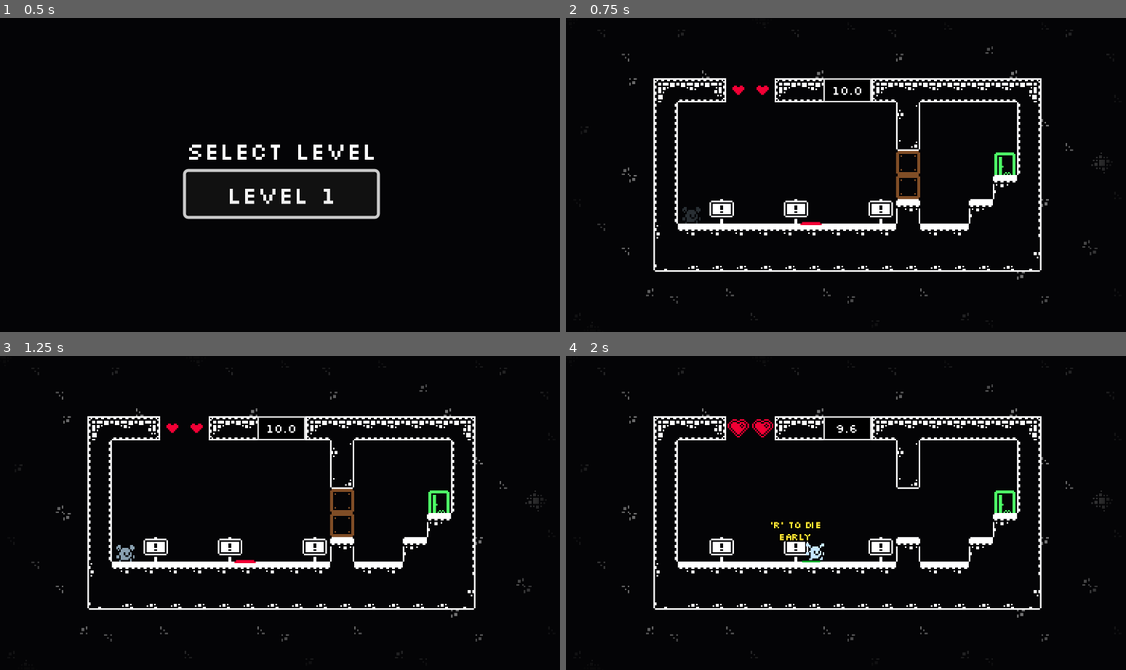
Above: before the commit, frames 1-4 (two rows, left to right).
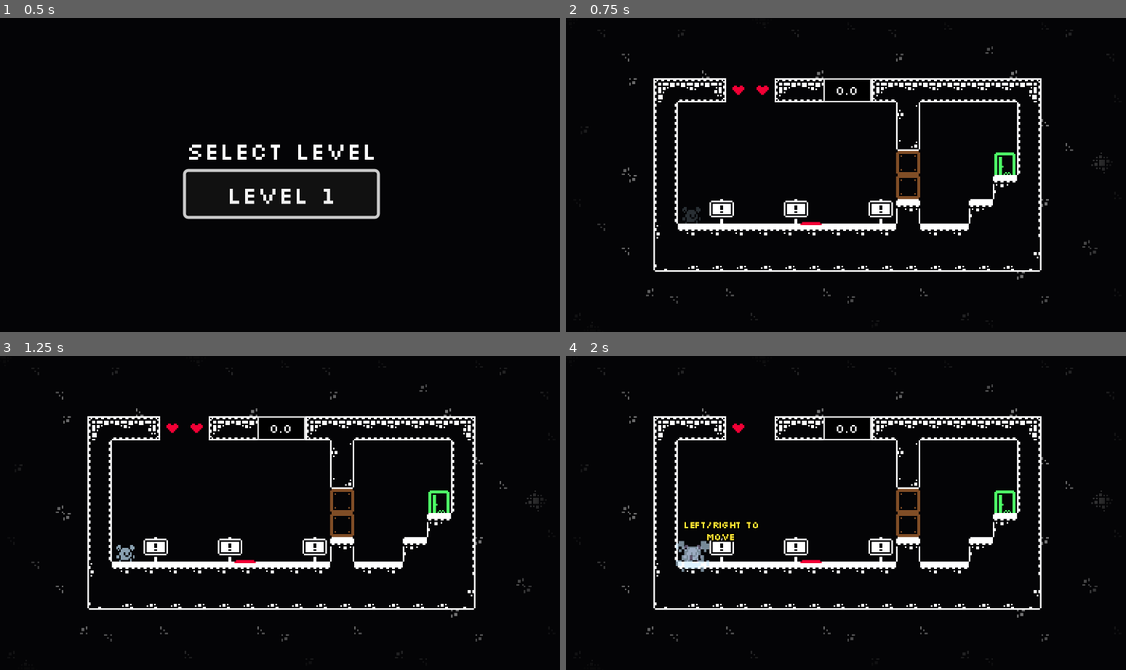
Above: after the commit, the same moments.

Repository: moellh/gmtk-game-jam-2026
Game: Godot game, scene res://src/levels/level_select.tscn
Two runs of this game, one before a commit and one after it. Both use one fixed random seed, a clock stepped at 60 frames per second and the inputs below.
Inputs:
- Up to frame 1 (0.5 s): no input
- Up to frame 2 (0.75 s): click "Level 1" at 0.5 s
- Up to frame 3 (1.25 s): no input
- Up to frame 4 (2 s): hold Right (move_right) from 1.28 s (still down); tap C (clear) at 1.35 s; tap Space (jump) at 1.52 s

Frame 1 is identical in both runs. In frame 2, less than 0.1% of the frame differs, in the area x 47-53%, y 21-25%; in frame 3, less than 0.1%; in frame 4, 1.4%, in the area x 19-64%, y 20-69%.

Commit message:
feat: modifiable time

Diff:
--- a/src/levels/game.gd
+++ b/src/levels/game.gd
@@ -1,9 +1,9 @@
 extends Node2D
 
-const ROUND_TIME := 10.0
 const LEVEL_TRANSITION_TIME := 1.0
 const DEATH_SCALE := Vector2.ONE * 3.0
 
+@export var round_time: float
 @export var next_level: PackedScene
 
 @onready var player: CharacterBody2D = $Player
@@ -11,7 +11,7 @@
 @onready var life_hearts: LifeHearts = %LifeHearts
 @onready var level_complete: CanvasLayer = $LevelComplete
 
-var timer := ROUND_TIME
+@export var timer := round_time
 
 func _ready() -> void:
 	player.reset()
@@ -74,7 +74,7 @@
 	next_round()
 
 func clear() -> void:
-	timer = ROUND_TIME
+	timer = round_time
 	life_hearts.reset()
 	get_tree().call_group("ghosts", "queue_free")
 	player.reset()
@@ -85,7 +85,7 @@
 		clear()
 		return
 
-	timer = ROUND_TIME
+	timer = round_time
 
 	add_child(player.spawn_ghost())
 	get_tree().call_group("ghosts", "restart")
